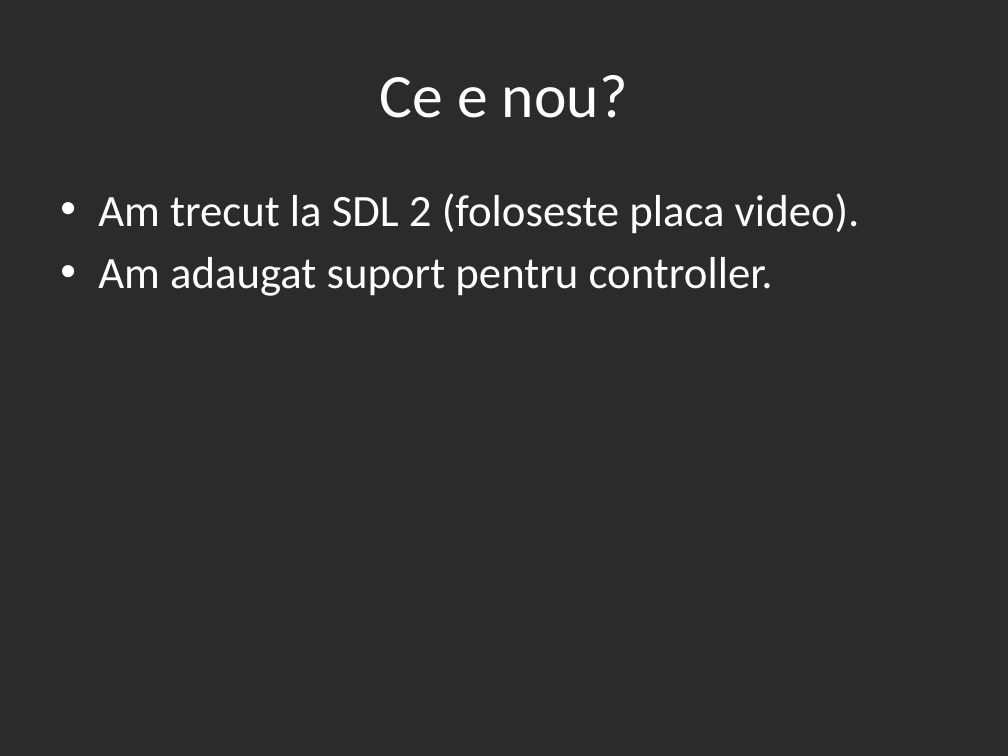
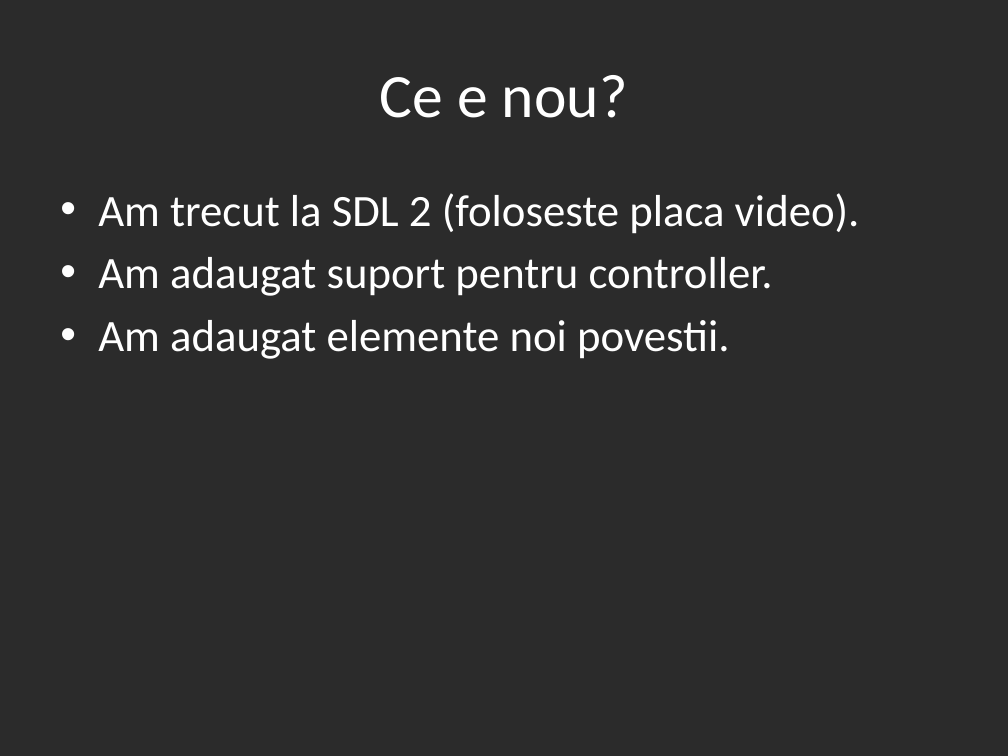
Before and after one commit to PixelRetroGames-org/Pixel-World---Duel-Mode---Launcher-v2, a slide deck: slide 35 of PRG Presentation(RO).pptx. Drawn at 1008x756 pixels with LibreOffice and Linux fonts; fonts in the diff are those of the drawing; background and template pictures are left out; a plain dark background stands for a picture behind light text. Boxes give left, top, right and bottom in pixels: in the first picture for what was removed or moved away, otherwise in the second. Text is boxed around its words. In the diff, an @@ line names an element or a change of style, - is before the commit and + after.

```diff
--- a/PRG Presentation(RO).pptx
+++ b/PRG Presentation(RO).pptx
@@ text at [98,320,730,359]: paragraph added @@
+• Am adaugat elemente noi povestii.
```
Also in this commit, not shown: 2 other slides changed, 3 other files.
